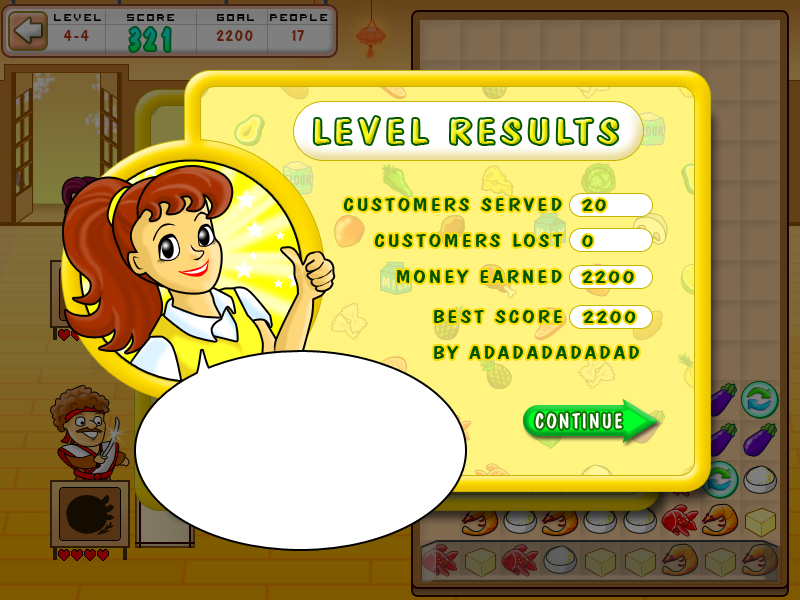
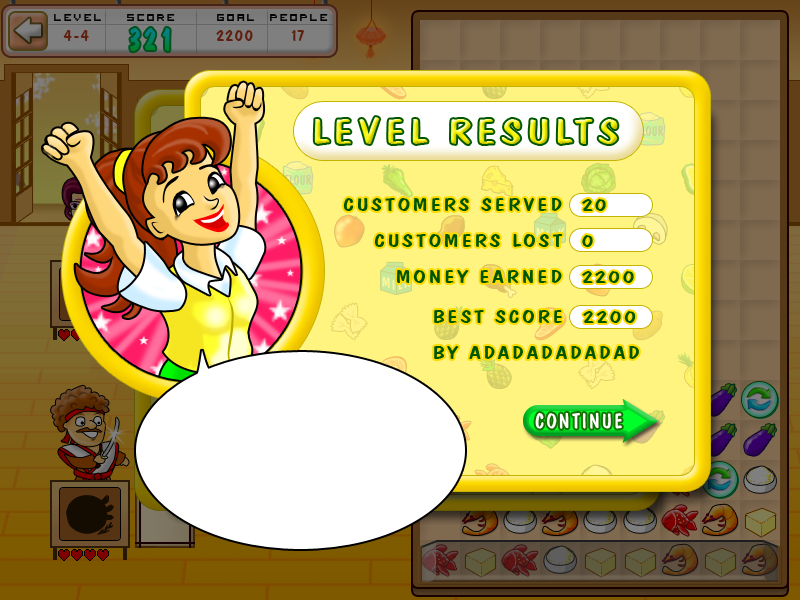
Layer changes from the first 800x600 image to the second:
showed group "Jenny expert" (46 layers) over (41, 80, 287, 335)
moved "Слой 23 (копия) 2" above "Фигура 16 (копия) 2", painted on it over (102, 210, 204, 335)
moved "Фигура 16 (копия) 2" above "Слой 29", painted on it over (113, 242, 186, 320)
moved "Слой 29" above "Слой 31", painted on it over (41, 127, 71, 168)
moved "Слой 31" above "Фигура 39", painted on it over (41, 131, 72, 165)
moved "Фигура 39" above "Слой 30", painted on it over (42, 136, 68, 168)
moved "Слой 30" above "Фигура 36", painted on it over (41, 121, 168, 300)
moved "Фигура 36" above "Слой 17 (копия) 2", painted on it over (41, 123, 172, 307)
painted on "Фигура 26 (копия) 2" over (200, 208, 225, 224)
painted on "Фигура 13 (копия) 2" over (169, 245, 237, 300)
painted on "Фигура 14 (копия) 2" over (170, 264, 231, 296)
painted on "Фигура 17 (копия) 2" over (226, 224, 265, 279)
painted on "Фигура 34 (копия)" over (113, 247, 156, 300)
hid group "Jenny smile" (43 layers) over (57, 163, 336, 380)
showed group "Jane expert" (10 layers) over (64, 158, 320, 380)
painted on "Слой 25 (копия) 2" over (151, 281, 207, 333)
painted on "Фигура 15 (копия) 2" over (154, 254, 255, 373)
painted on "Фигура 38" over (156, 350, 216, 380)
hid group "Jane smile" (5 layers) over (60, 145, 325, 380)
